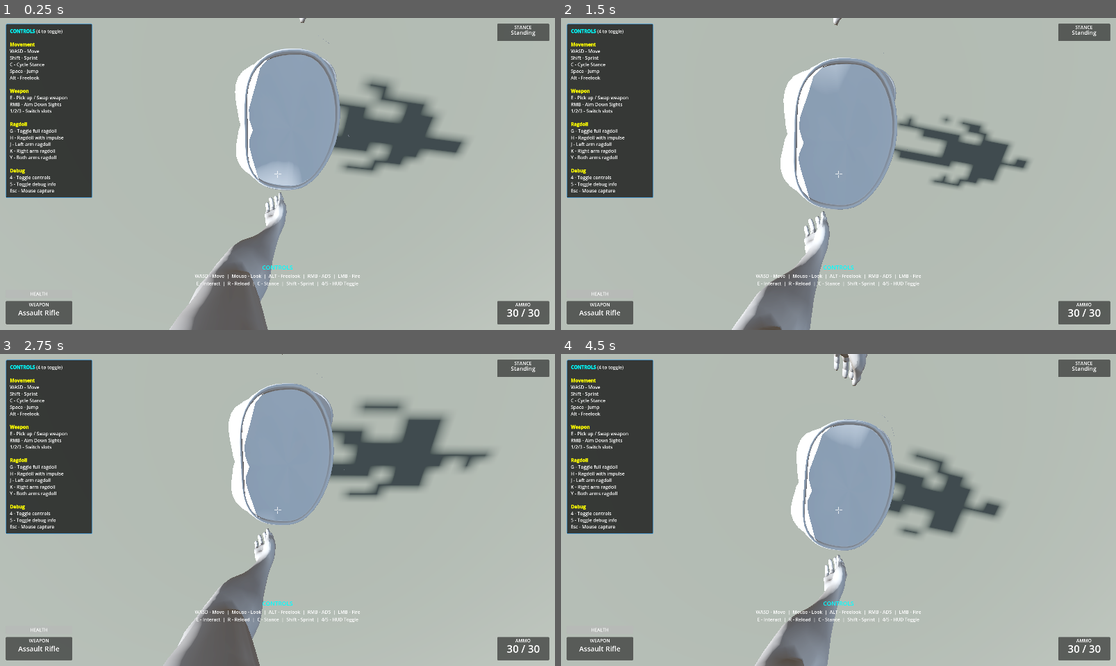
Above: before the commit, frames 1-4 (two rows, left to right).
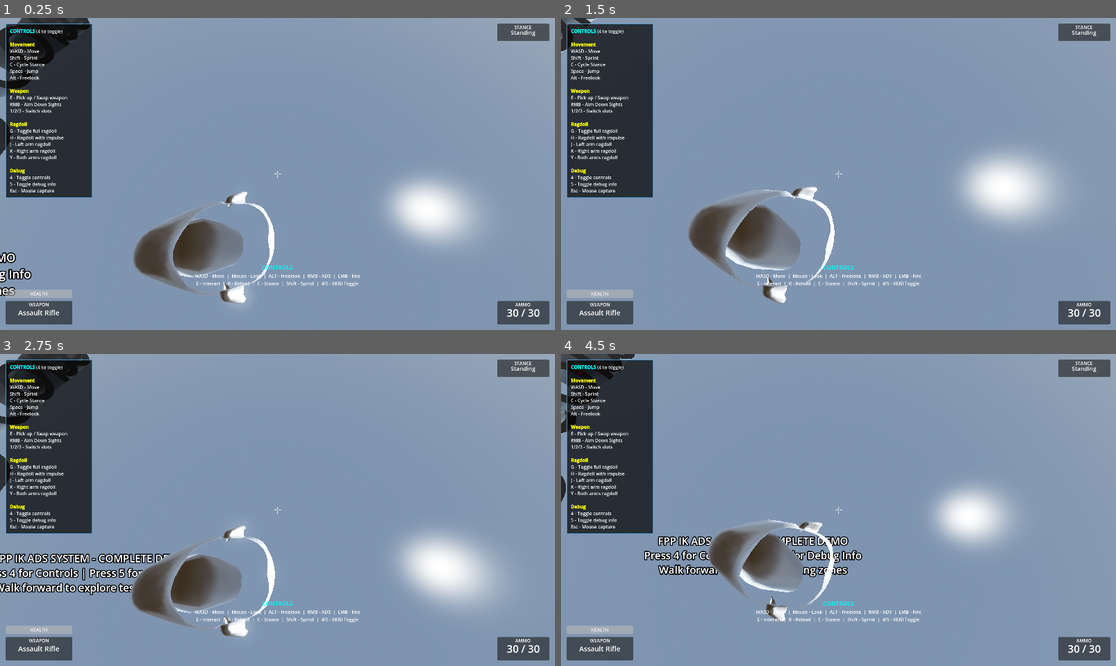
Above: after the commit, the same moments.

Repository: lmf-git/fpp-ik-ads
Game: Godot game, scene res://scenes/enhanced_demo.tscn
Two runs of this game, one before a commit and one after it. Both use one fixed random seed, a clock stepped at 60 frames per second and the inputs below.
Inputs (mouse positions are in pixels of both pictures, inside the frame that each line leads up to):
- Up to frame 1 (0.25 s): no input
- Up to frame 2 (1.5 s): tap Enter at 0.5 s; move the mouse to (866, 174) at 0.52 s; hold Right mouse button (aim_down_sights) 0.53-1.28 s; hold W (move_forward) from 0.53 s (still down); click (866, 174) at 0.67 s; tap Space (jump) at 0.77 s; move the mouse to (810, 174) at 1.27 s; tap C (crouch) at 1.35 s
- Up to frame 3 (2.75 s): keep holding W (move_forward); tap Space (jump) at 1.52 s; move the mouse to (288, 503) at 2.02 s; press the mouse at (288, 503) at 2.03 s
- Up to frame 4 (4.5 s): keep holding W (move_forward); move the mouse to (832, 516) at 2.77 s; release the mouse at (832, 516) at 2.78 s; tap Alt (freelook) at 2.85 s; click (832, 516) at 2.92 s; tap Space (jump) at 3.02, 3.77 s; move the mouse to (877, 513) at 3.52 s; tap E (interact) at 3.6 s; move the mouse to (794, 506) at 4.27 s; tap Shift (sprint) at 4.35 s

The runs differ from the first frame. In frame 1, 83% of the frame differs, in the area x 0-100%, y 0-100%; in frame 2, 81%; in frame 3, 82%; in frame 4, 84%.

Commit message:
Fix FPS camera orientation and improve ragdoll physics
Fixed multiple issues with camera and ragdoll system:

**FPS Camera Fixes:**
- Changed camera transform from 180° rotation to identity
- Camera now faces forward correctly instead of looking at ground
- Updated position offset to 0.15 for better head positioning
- Transform: Transform3D(1,0,0,0,1,0,0,0,1,0,0,0.15)

**Ragdoll Joint Improvements:**
- Shoulder: Unlocked from (1,-1) to (30,-20) degrees on X-axis
  - Added 20° range on Y/Z axes for natural movement
  - Increased damping: 8.0 linear, 12.0 angular
- Upper Arm: Reduced range from 120° to 90° on X-axis for realism
  - Limited Y-axis to 75°/-30° (more natural arm swing)
  - Increased damping: 4.0 linear, 6.0 angular
- Lower Arm: Tightened limits and increased damping
  - Reduced side movement to 8°/-8° on Y/Z
  - Damping: 4.0 linear, 6.0 angular

**Ragdoll Collider Changes:**
- Changed default from CapsuleShape3D to BoxShape3D
- Arms: 0.04×0.18×0.04 thin vertical boxes
- Legs: 0.06×0.22×0.06 thicker vertical boxes
- Boxes provide more stable collision than capsules

**Ragdoll Damping Increases:**
- Base physical bone damping: 2.0 linear, 3.0 angular (was 0.5/0.5)
- This significantly reduces jittering and shaking during ragdoll
- Combined with joint damping for stable, realistic physics

**Bug Fixes:**
- Fixed integer division warning in collision exception print (/ 2.0)

Result: Stable ragdoll with natural arm/shoulder movement, cube colliders,
and heavily damped physics to prevent jitter and shaking.

Diff:
--- a/scenes/character_skeleton_player_refactored.tscn
+++ b/scenes/character_skeleton_player_refactored.tscn
@@ -49,7 +49,7 @@
 
 [node name="FPSCamera" type="Camera3D" parent="CharacterModel/RootNode/Skeleton3D/HeadAttachment"]
 unique_name_in_owner = true
-transform = Transform3D(-1, 0, 0, 0, 1, 0, 0, 0, -1, 0, 0, 0.1)
+transform = Transform3D(1, 0, 0, 0, 1, 0, 0, 0, 1, 0, 0, 0.15)
 
 [node name="InteractionRay" type="RayCast3D" parent="CharacterModel/RootNode/Skeleton3D/HeadAttachment/FPSCamera"]
 unique_name_in_owner = true
--- a/scripts/components/ragdoll_controller.gd
+++ b/scripts/components/ragdoll_controller.gd
@@ -39,11 +39,11 @@
 	},
 	&"lower_arm": {
 		"type": PhysicalBone3D.JOINT_TYPE_6DOF,
-		"linear_damp": 2.0,
-		"angular_damp": 3.0,
-		"linear_limit": 0.002,
-		"angular_limits": {"x": [140, 0], "y": [10, -10], "z": [5, -5]},
-		"softness": {"x": 0.3, "y": 0.5, "z": 0.5}
+		"linear_damp": 4.0,
+		"angular_damp": 6.0,
+		"linear_limit": 0.001,
+		"angular_limits": {"x": [130, 0], "y": [8, -8], "z": [8, -8]},
+		"softness": {"x": 0.4, "y": 0.5, "z": 0.5}
 	},
 	&"lower_leg": {
 		"type": PhysicalBone3D.JOINT_TYPE_6DOF,
@@ -55,19 +55,19 @@
 	},
 	&"shoulder": {
 		"type": PhysicalBone3D.JOINT_TYPE_6DOF,
-		"linear_damp": 5.0,
-		"angular_damp": 8.0,
-		"linear_limit": 0.001,
-		"angular_limits": {"x": [1, -1], "y": [1, -1], "z": [1, -1]},
-		"softness": {"x": 0.0, "y": 0.0, "z": 0.0}
+		"linear_damp": 8.0,
+		"angular_damp": 12.0,
+		"linear_limit": 0.0005,
+		"angular_limits": {"x": [30, -20], "y": [20, -20], "z": [15, -15]},
+		"softness": {"x": 0.5, "y": 0.5, "z": 0.5}
 	},
 	&"upper_arm": {
 		"type": PhysicalBone3D.JOINT_TYPE_6DOF,
-		"linear_damp": 2.0,
-		"angular_damp": 3.0,
-		"linear_limit": 0.003,
-		"angular_limits": {"x": [120, -20], "y": [90, -30], "z": [45, -45]},
-		"softness": {"x": 0.7, "y": 0.7, "z": 0.8}
+		"linear_damp": 4.0,
+		"angular_damp": 6.0,
+		"linear_limit": 0.002,
+		"angular_limits": {"x": [90, -30], "y": [75, -30], "z": [30, -30]},
+		"softness": {"x": 0.6, "y": 0.6, "z": 0.7}
 	},
 	&"spine": {
 		"type": PhysicalBone3D.JOINT_TYPE_6DOF,
@@ -159,7 +159,7 @@
 			bone_a.add_collision_exception_with(bone_b)
 			# Note: add_collision_exception_with is mutual, so we don't need to call it both ways
 
-	print("Set up %d collision exceptions to prevent ragdoll self-collision" % (physical_bones.size() * (physical_bones.size() - 1) / 2))
+	print("Set up %d collision exceptions to prevent ragdoll self-collision" % (physical_bones.size() * (physical_bones.size() - 1) / 2.0))
 
 func _create_physical_bone(_bone_idx: int, bone_name: StringName) -> void:
 	var physical_bone := PhysicalBone3D.new()
@@ -177,9 +177,9 @@
 	physical_bone.friction = 1.0
 	physical_bone.bounce = 0.0
 
-	# Add damping to reduce jitter and make ragdoll more stable
-	physical_bone.linear_damp = 0.5
-	physical_bone.angular_damp = 0.5
+	# Add strong damping to reduce jitter and make ragdoll more stable
+	physical_bone.linear_damp = 2.0
+	physical_bone.angular_damp = 3.0
 
 	# Disable collision by default
 	physical_bone.collision_layer = 0
@@ -213,11 +213,15 @@
 		box.size = Vector3(0.25, 0.2, 0.2) if "hips" in name_lower else Vector3(0.2, 0.3, 0.15)
 		return box
 	else:
-		# Default capsule for limbs
-		var capsule := CapsuleShape3D.new()
-		capsule.radius = 0.03
-		capsule.height = 0.2
-		return capsule
+		# Default box for limbs (arms, legs, neck)
+		var box := BoxShape3D.new()
+		if "arm" in name_lower:
+			box.size = Vector3(0.04, 0.18, 0.04)  # Thin vertical box for arms
+		elif "leg" in name_lower:
+			box.size = Vector3(0.06, 0.22, 0.06)  # Thicker vertical box for legs
+		else:
+			box.size = Vector3(0.05, 0.15, 0.05)  # Default box
+		return box
 
 func _get_bone_mass(bone_name: StringName) -> float:
 	var name_lower := String(bone_name).to_lower()
